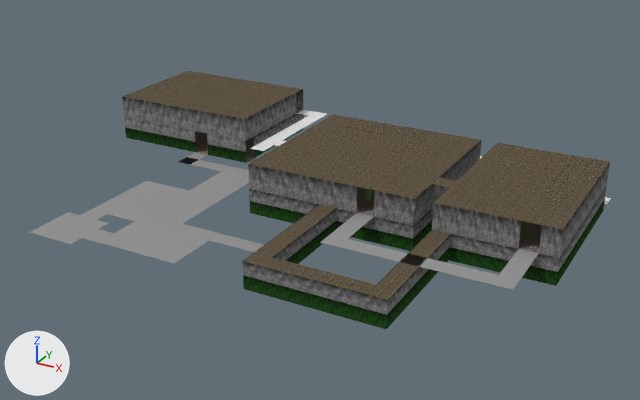
One commit to the Blender file models/library.blend: the scene before it, then after it.
The view is the same before and after, from a 50 mm lens placed at (41.2, -86.6, 41.9), pointed at (-4.7, -3.1, 0.1). The lights are fixed; the arrows at lower left show +X, +Y and +Z.

The first picture shows 'central ceiling', 'central wall 0 s', 'central wall 1 s', 'east ceiling', 'east wall 0 s', 'east wall 1 s', 'hallway ceiling.003', 'hallway wall.005', 'hallway.006', 'hallway.007', 'hallway.009', 'hallway.013', 'west ceiling', 'west wall 0 s', 'west wall 1 s'.
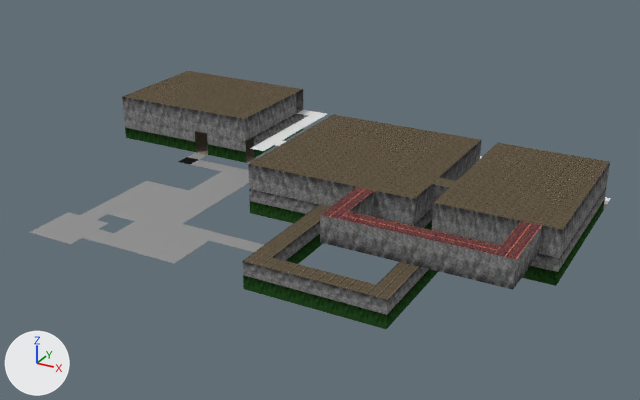
Changed parts and their boxes [x1, y1, x2, y2] in the pictures (640 x 400 px):
'hallway wall.013', added
    after: [320, 215, 516, 290]
'hallway.013', recoloured
    both: [339, 239, 498, 284]
'hallway.027', added (brown)
    after: [339, 212, 500, 254]
'hallway.007', recoloured
    both: [492, 249, 539, 290]
'hallway.028', added (brown)
    after: [494, 221, 542, 259]
'hallway.006', recoloured
    both: [320, 213, 373, 247]
'hallway wall.012', added
    after: [513, 226, 542, 289]
'hallway.026', added (brown)
    after: [321, 187, 374, 219]
'hallway wall', moved (not visible before)
    after: [348, 190, 375, 217]
'east wall 0 s', unchanged, covered by the edit
    before: [449, 234, 560, 286]
    after: [451, 234, 560, 286]

Patch to the scene script:
```diff
--- a/models/library.blend.py
+++ b/models/library.blend.py
@@ me_plane_017 @@
 me_plane_017.from_pydata(...)  # 4 vertices, 1 face; spans x -1.0..1.0, y -4.0..4.0, z 0.0
-me_plane_017.materials.append(mat_seethrough_grate)
+me_plane_017.materials.append(mat_floor_tile)  # picture img_brick_floor_png
@@ me_plane_019 @@
 me_plane_019.from_pydata(...)  # 4 vertices, 1 face; spans x -7.8..7.8, y -1.0..1.0, z 0.0
-me_plane_019.materials.append(mat_seethrough_grate)
+me_plane_019.materials.append(mat_floor_tile)  # picture img_brick_floor_png
@@ me_plane_018 @@
 me_plane_018.from_pydata(...)  # 4 vertices, 1 face; spans x -1.0..1.0, y -4.0..4.0, z 0.0
-me_plane_018.materials.append(mat_seethrough_grate)
+me_plane_018.materials.append(mat_floor_tile)  # picture img_brick_floor_png
@@ ob_hallway_wall @@
 ob_hallway_wall.matrix_parent_inverse = Matrix(((1.0, 0.0, 0.0, -11.01), (0.0, 1.0, 0.0, 0.0), (0.0, 0.0, 1.0, 0.0), (0.0, 0.0, 0.0, 1.0)))
-ob_hallway_wall.location = (11.0, 3.5, 1.5)
+ob_hallway_wall.location = (5.5, -13.0, 4.5)
@@ ob_hallway_026 @@
+ob_hallway_026 = bpy.data.objects.new('hallway.026', me_plane_098)  # 4 vertices, 1 face; spans x -1.0..1.0, y -4.0..4.0, z 0.0; in mat_red_ceiling (picture img_red_ceiling_png)
+ob_hallway_026.parent = ob_central_east_hallways
+ob_hallway_026.location = (4.5, -14.0, 5.978)
@@ ob_hallway_027 @@
+ob_hallway_027 = bpy.data.objects.new('hallway.027', me_plane_099)  # 4 vertices, 1 face; spans x -7.8..7.8, y -1.0..1.0, z 0.0; in mat_red_ceiling (picture img_red_ceiling_png)
+ob_hallway_027.parent = ob_central_east_hallways
+ob_hallway_027.location = (13.25, -17.0, 5.978)
@@ ob_hallway_028 @@
+ob_hallway_028 = bpy.data.objects.new('hallway.028', me_plane_100)  # 4 vertices, 1 face; spans x -1.0..1.0, y -4.0..4.0, z 0.0; in mat_red_ceiling (picture img_red_ceiling_png)
+ob_hallway_028.parent = ob_central_east_hallways
+ob_hallway_028.location = (22.0, -14.0, 6.0)
@@ ob_hallway_wall_012 @@
+ob_hallway_wall_012 = bpy.data.objects.new('hallway wall.012', me_plane_094)  # 4 vertices, 1 face; spans x 0.0, y -4.0..4.0, z -1.5..1.5; in mat_grey_wall (picture img_grey_stone_png)
+ob_hallway_wall_012.location = (23.0, -14.0, 4.5)
@@ ob_hallway_wall_013 @@
+ob_hallway_wall_013 = bpy.data.objects.new('hallway wall.013', me_plane_095)  # 4 vertices, 1 face; spans x -9.8..9.8, y 0.0, z -1.5..1.5; in mat_grey_wall (picture img_grey_stone_png)
+ob_hallway_wall_013.location = (13.25, -18.0, 4.5)
```
